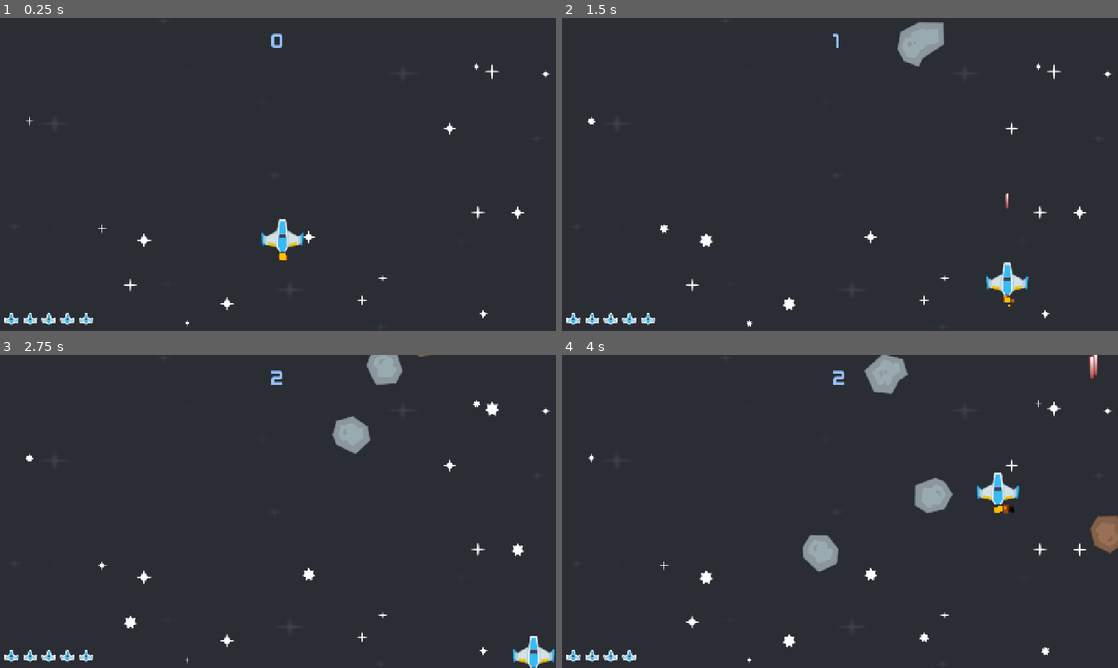
Above: before the commit, frames 1-4 (two rows, left to right).
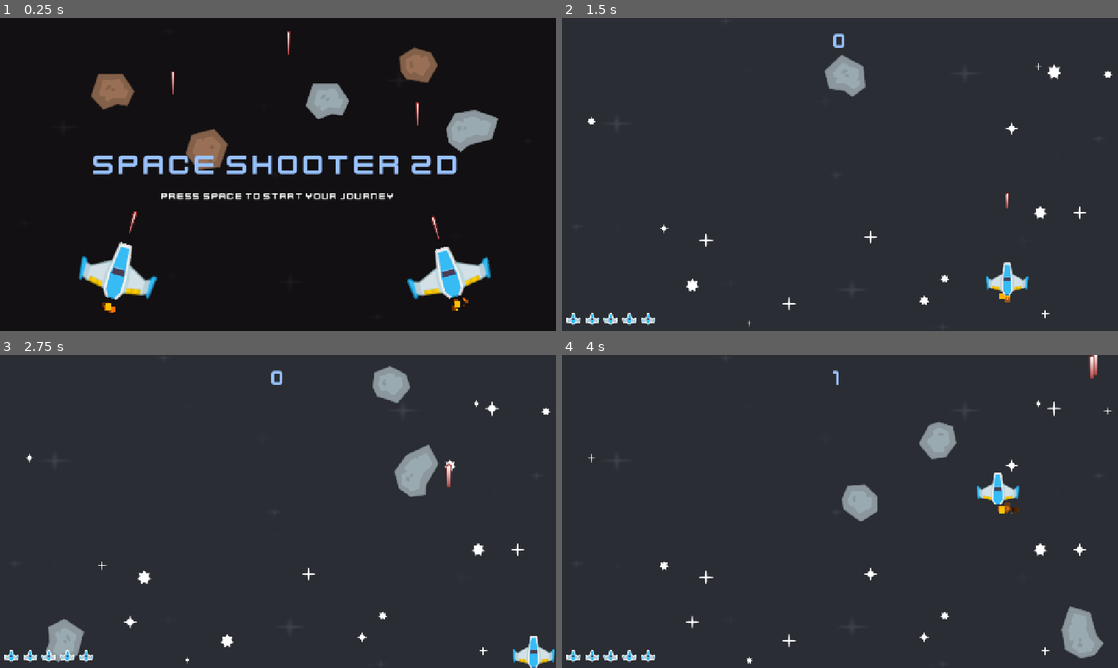
Above: after the commit, the same moments.

Repository: FrancescoRom/GodotSpacegame
Game: Godot game, scene res://scenes/start_screen.tscn
Same seed, same stepped clock (60 frames per second), same inputs: the game is played once before the commit and once after it. Before the commit the project starts from res://scenes/level.tscn.
Inputs:
- Up to frame 1 (0.25 s): no input
- Up to frame 2 (1.5 s): tap Space (shoot) at 0.5, 1.35 s; hold D (right) 0.53-1.28 s; hold Space (shoot) 0.53-1.28 s; hold S (down) from 1.28 s (still down)
- Up to frame 3 (2.75 s): release S (down) at 2.03 s; hold D (right) from 2.03 s (still down); hold Space (shoot) from 2.03 s (still down)
- Up to frame 4 (4 s): release D (right) at 2.78 s; release Space (shoot) at 2.78 s; hold W (up) 2.78-3.53 s; tap Space (shoot) at 2.85 s; hold A (left) from 3.53 s (still down); hold Space (shoot) from 3.53 s (still down)

The runs differ from the first frame. In frame 1, 99% of the frame differs, in the area x 0-100%, y 0-100%; in frame 2, 2.1%; in frame 3, 3.3%; in frame 4, 5.0%.

Commit message:
houston we have intro music

Diff:
--- a/project.godot
+++ b/project.godot
@@ -11,7 +11,7 @@
 [application]
 
 config/name="spaceinvaders"
-run/main_scene="uid://cl64e04hn8qsn"
+run/main_scene="uid://dxq5rejpbdmup"
 config/features=PackedStringArray("4.7", "Forward Plus")
 config/icon="res://icon.svg"
 
--- a/scenes/game_over.tscn
+++ b/scenes/game_over.tscn
@@ -67,7 +67,7 @@
 layout_mode = 2
 theme_override_fonts/font = ExtResource("2_wqhvx")
 theme_override_font_sizes/font_size = 24
-text = "Press space to restart"
+text = "Press space to go to start screen"
 
 [node name="GameOverSound" type="AudioStreamPlayer2D" parent="." unique_id=1013822494]
 stream = ExtResource("5_7m3ot")
--- a/scenes/start_screen.tscn
+++ b/scenes/start_screen.tscn
@@ -3,7 +3,14 @@
 [ext_resource type="Texture2D" uid="uid://0111go8px00s" path="res://SpaceShooterRedux/Backgrounds/black.png" id="1_o7i0r"]
 [ext_resource type="Script" uid="uid://cbthhbtjct5ce" path="res://scripts/start_screen.gd" id="1_r2jwc"]
 [ext_resource type="PackedScene" uid="uid://dlpepciio623v" path="res://scenes/player.tscn" id="2_he1sj"]
+[ext_resource type="Texture2D" uid="uid://b7a23dpo8tn1b" path="res://SpaceShooterRedux/PNG/Lasers/laserRed01.png" id="3_ecdxc"]
 [ext_resource type="FontFile" uid="uid://bders7gs1e3fj" path="res://SpaceShooterRedux/Bonus/kenvector_future.ttf" id="3_he1sj"]
+[ext_resource type="Texture2D" uid="uid://c0i3terkd0nxc" path="res://SpaceShooterRedux/PNG/Meteors/1.png" id="4_qls88"]
+[ext_resource type="Texture2D" uid="uid://djj5n8q57eld4" path="res://SpaceShooterRedux/PNG/Meteors/5.png" id="5_pcj7n"]
+[ext_resource type="Texture2D" uid="uid://cctgf5drtvoik" path="res://SpaceShooterRedux/PNG/Meteors/3.png" id="6_bdg0b"]
+[ext_resource type="Texture2D" uid="uid://e8ugsbk3msod" path="res://SpaceShooterRedux/PNG/Meteors/4.png" id="7_xfy2r"]
+[ext_resource type="Texture2D" uid="uid://cn25qfklov5cu" path="res://SpaceShooterRedux/PNG/Meteors/2.png" id="8_lt4el"]
+[ext_resource type="AudioStream" uid="uid://cerj3bo1mta3q" path="res://SpaceShooterRedux/Bonus/introsound.wav" id="11_qls88"]
 
 [node name="start_screen" type="Control" unique_id=2080413581]
 layout_mode = 3
@@ -20,19 +27,63 @@
 texture = ExtResource("1_o7i0r")
 metadata/_edit_lock_ = true
 
+[node name="Node2D" type="Node2D" parent="." unique_id=303476345]
+
+[node name="LaserRed01" type="Sprite2D" parent="Node2D" unique_id=358130084]
+position = Vector2(305.00003, 470.00003)
+rotation = 0.27401668
+scale = Vector2(0.99999994, 0.99999994)
+texture = ExtResource("3_ecdxc")
+
+[node name="LaserRed02" type="Sprite2D" parent="Node2D" unique_id=1616101907]
+position = Vector2(961, 221)
+texture = ExtResource("3_ecdxc")
+
+[node name="LaserRed03" type="Sprite2D" parent="Node2D" unique_id=895047690]
+position = Vector2(398, 149)
+texture = ExtResource("3_ecdxc")
+
+[node name="LaserRed04" type="Sprite2D" parent="Node2D" unique_id=1901621979]
+position = Vector2(664, 57)
+texture = ExtResource("3_ecdxc")
+
+[node name="LaserRed05" type="Sprite2D" parent="Node2D" unique_id=780601359]
+position = Vector2(1003, 482)
+rotation = -0.27401668
+scale = Vector2(0.99999994, 0.99999994)
+texture = ExtResource("3_ecdxc")
+
+[node name="1" type="Sprite2D" parent="Node2D" unique_id=1243854323]
+position = Vector2(259.5, 170)
+texture = ExtResource("4_qls88")
+
+[node name="5" type="Sprite2D" parent="Node2D" unique_id=1046459422]
+position = Vector2(1087, 260)
+texture = ExtResource("5_pcj7n")
+
+[node name="3" type="Sprite2D" parent="Node2D" unique_id=4436561]
+position = Vector2(964, 108)
+texture = ExtResource("6_bdg0b")
+
+[node name="4" type="Sprite2D" parent="Node2D" unique_id=1178051672]
+position = Vector2(754, 192)
+texture = ExtResource("7_xfy2r")
+
+[node name="2" type="Sprite2D" parent="Node2D" unique_id=1880378652]
+position = Vector2(476, 302)
+texture = ExtResource("8_lt4el")
+
 [node name="Player" parent="." unique_id=1969054748 instance=ExtResource("2_he1sj")]
-position = Vector2(235, 556)
-rotation = 0.47945067
+position = Vector2(272.99997, 582.00006)
+rotation = 0.27401668
 scale = Vector2(1.8086064, 1.7349567)
-skew = 0.5431851
-metadata/_edit_lock_ = true
+script = null
 
 [node name="Player2" parent="." unique_id=1045624204 instance=ExtResource("2_he1sj")]
-position = Vector2(1056, 563.00006)
-rotation = -0.3385146
+position = Vector2(1032, 584.9999)
+rotation = -0.27401668
 scale = Vector2(1.9631187, 1.5579785)
-skew = -0.49854636
-metadata/_edit_lock_ = true
+script = null
 
 [node name="CenterContainer" type="CenterContainer" parent="." unique_id=1489031871]
 layout_mode = 1
@@ -66,3 +117,6 @@
 theme_override_font_sizes/font_size = 22
 text = "Press space to start your journey"
 horizontal_alignment = 1
+
+[node name="IntroSound" type="AudioStreamPlayer2D" parent="." unique_id=1943120549]
+stream = ExtResource("11_qls88")
--- a/scripts/game_over.gd
+++ b/scripts/game_over.gd
@@ -1,6 +1,6 @@
 extends Control
 
-@export var level_scene: PackedScene
+var start_screen: PackedScene = load ("res://scenes/start_screen.tscn")
 
 func _ready() -> void:
 	$CenterContainer/VBoxContainer/Label2.text = $CenterContainer/VBoxContainer/Label2.text + str(Global.score)
@@ -9,4 +9,4 @@
 func _input(event):
 	if event.is_action_pressed("shoot"):
 		Global.score = 0
-		get_tree().change_scene_to_packed(level_scene)
+		get_tree().change_scene_to_packed(start_screen)
--- a/scripts/start_screen.gd
+++ b/scripts/start_screen.gd
@@ -1,9 +1,10 @@
 extends Control
 
-@export var level_scene: PackedScene
+var level_scene: PackedScene = load ("res://scenes/level.tscn")
 
 func _ready() -> void:
 	Global.score = 0
+	$IntroSound.play()
 
 
 func _input(event):
Not shown, added: SpaceShooterRedux/Bonus/introsound.wav.import
Not shown, added: SpaceShooterRedux/Bonus/introsound.wav
